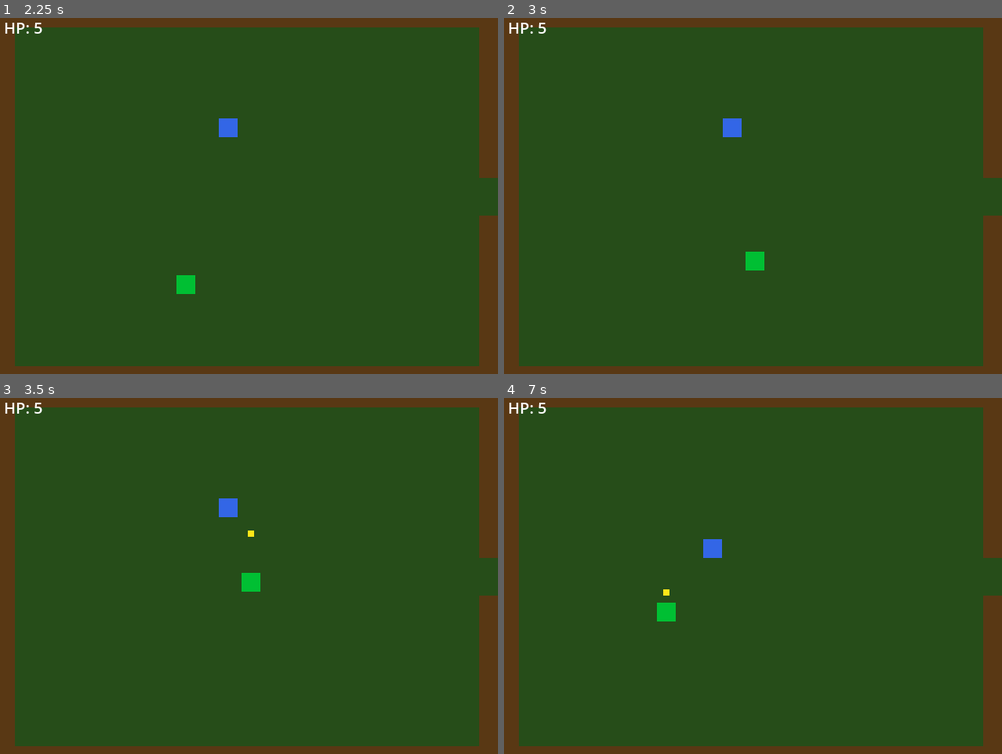
Above: before the commit, frames 1-4 (two rows, left to right).
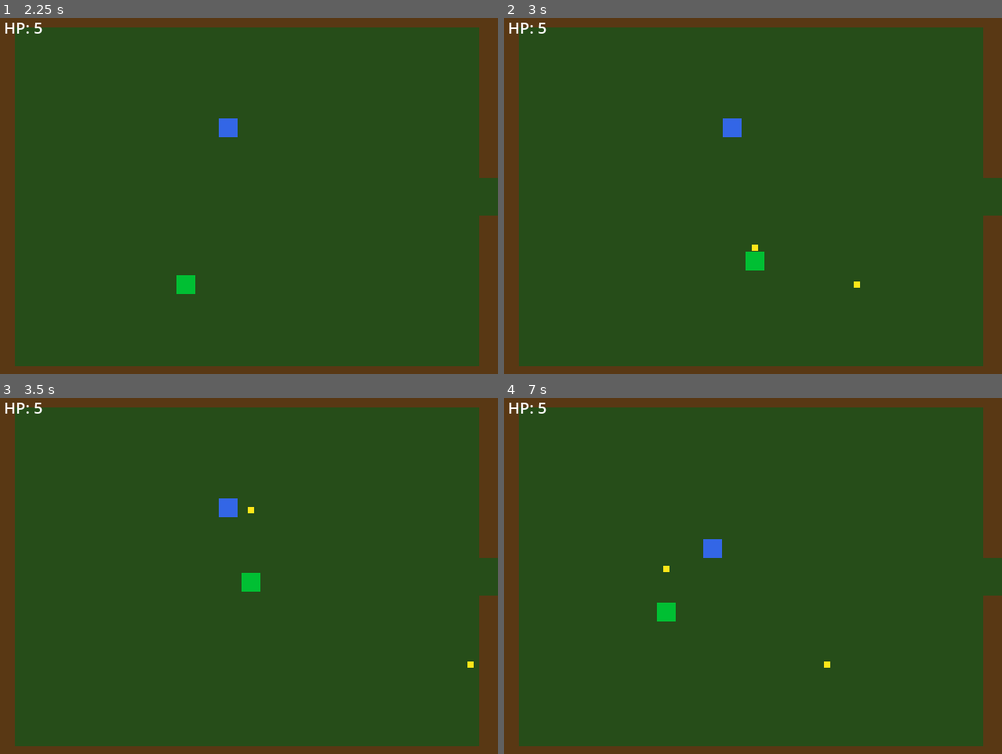
Above: after the commit, the same moments.

Repository: ollyfg/duddy-quest
Game: Godot game, scene res://scenes/main.tscn
The game is run twice, just before and just after one commit, with the same random seed, the same clock (stepped at 60 frames per second) and the same inputs.
Inputs (mouse positions are in pixels of both pictures, inside the frame that each line leads up to):
- Up to frame 1 (2.25 s): move the mouse to (358, 178) at 0.52 s; hold D (move_right) 0.53-1.28 s; tap E (interact) at 0.6 s; click (358, 178) at 0.67 s; tap C (melee_attack, bound only after the commit) at 0.8, 1.35 s; move the mouse to (144, 217) at 1.27 s; hold S (move_down) 1.28-2.03 s; tap Z (melee_attack, bound only before the commit) at 1.55, 2.1 s; move the mouse to (298, 114) at 2.02 s; hold D (move_right) from 2.03 s (still down)
- Up to frame 2 (3 s): tap V (ranged_attack, bound only after the commit) at 2.3, 2.85 s; move the mouse to (728, 270) at 2.77 s; release D (move_right) at 2.78 s; hold W (move_up) from 2.78 s (still down); click (728, 270) at 2.92 s
- Up to frame 3 (3.5 s): keep holding W (move_up); tap X (ranged_attack, bound only before the commit) at 3.05 s
- Up to frame 4 (7 s): move the mouse to (902, 632) at 3.52 s; release W (move_up) at 3.53 s; hold A (move_left) 3.53-5.03 s; tap X (ranged_attack, bound only before the commit) at 3.6, 6.8 s; tap E (interact) at 3.8, 4.35 s; move the mouse to (598, 519) at 4.27 s; tap C (melee_attack, bound only after the commit) at 4.55, 5.1 s; move the mouse to (777, 576) at 5.02 s; hold S (move_down) 5.03-5.78 s; click (777, 576) at 5.17 s; tap Z (melee_attack, bound only before the commit) at 5.3, 5.85 s; move the mouse to (673, 483) at 5.77 s; hold D (move_right) 5.78-6.53 s; tap V (ranged_attack, bound only after the commit) at 6.05, 6.6 s; move the mouse to (862, 558) at 6.52 s; hold W (move_up) from 6.53 s (still down)

Frame 1 is identical in both runs. In frame 2, less than 0.1% of the frame differs, in the area x 49-72%, y 63-76%; in frame 3, less than 0.1%, in the area x 49-96%, y 30-76%; in frame 4, less than 0.1%.

Commit message:
Fix window size, controls (C/V), knockback, NPC walk-in dialog, dialog advance with C/V
Co-authored-by: ollyfg <8495389+ollyfg@users.noreply.github.com>

Diff:
--- a/project.godot
+++ b/project.godot
@@ -24,6 +24,8 @@
 
 window/size/viewport_width=640
 window/size/viewport_height=480
+window/size/window_width_override=640
+window/size/window_height_override=480
 
 [input]
 
@@ -49,12 +51,12 @@
 }
 melee_attack={
 "deadzone": 0.5,
-"events": [Object(InputEventKey,"resource_local_to_scene":fa …(140 unchanged characters)… d":false,"keycode":0,"physical_keycode":90,"key_label":0,"unicode":122,"location":0,"echo":false,"script":null)
+"events": [Object(InputEventKey,"resource_local_to_scene":fa …(140 unchanged characters)… d":false,"keycode":0,"physical_keycode":67,"key_label":0,"unicode":99,"location":0,"echo":false,"script":null)
 ]
 }
 ranged_attack={
 "deadzone": 0.5,
-"events": [Object(InputEventKey,"resource_local_to_scene":fa …(141 unchanged characters)… ":false,"keycode":0,"physical_keycode":88,"key_label":0,"unicode":120,"location":0,"echo":false,"script":null)
+"events": [Object(InputEventKey,"resource_local_to_scene":fa …(141 unchanged characters)… ":false,"keycode":0,"physical_keycode":86,"key_label":0,"unicode":118,"location":0,"echo":false,"script":null)
 ]
 }
 interact={
--- a/scripts/dev_tools.gd
+++ b/scripts/dev_tools.gd
@@ -129,6 +129,15 @@
 	var main := get_tree().get_root().get_node_or_null("Main")
 	if main != null and "current_room_name" in main:
 		state["room"] = main.current_room_name
+		var db = main.get_node_or_null("HUD/DialogBox")
+		state["dialog_active"] = db != null and db.is_active()
+		if main.current_room != null:
+			var npcs_node = main.current_room.get_node_or_null("NPCs")
+			if npcs_node:
+				var npc_positions = []
+				for npc in npcs_node.get_children():
+					npc_positions.append({"x": snappedf(npc.global_position.x, 0.01), "y": snappedf(npc.global_position.y, 0.01), "hostile": npc.is_hostile})
+				state["npcs"] = npc_positions
 	else:
 		state["room"] = null
 
--- a/scripts/dialog_box.gd
+++ b/scripts/dialog_box.gd
@@ -35,6 +35,13 @@
 	next_button.text = "Close" if _current_line >= _lines.size() - 1 else "Next"
 
 
+func _process(_delta: float) -> void:
+	if not _active:
+		return
+	if Input.is_action_just_pressed("melee_attack") or Input.is_action_just_pressed("ranged_attack"):
+		_on_next_pressed()
+
+
 func _on_next_pressed() -> void:
 	_current_line += 1
 	if _current_line >= _lines.size():
--- a/scripts/main.gd
+++ b/scripts/main.gd
@@ -31,7 +31,6 @@
 
 func _ready() -> void:
 	player.add_to_group("player")
-	player.interacted.connect(_on_player_interact)
 	player.hp_changed.connect(_update_hp_display)
 	_load_room("room_a", Vector2(100.0, 240.0))
 
@@ -47,10 +46,13 @@
 	current_room.exit_triggered.connect(_on_exit_triggered)
 
 	# Give NPCs a reference to the player for hostile chase behaviour.
+	# Connect friendly NPC interaction signals.
 	if current_room.has_node("NPCs"):
 		for npc in current_room.get_node("NPCs").get_children():
 			if npc.has_method("set_player_reference"):
 				npc.set_player_reference(player)
+			if not npc.is_hostile:
+				npc.interaction_requested.connect(_on_npc_interaction_requested.bind(npc))
 
 	player.global_position = player_pos
 	_update_hp_display(player.hp)
@@ -66,12 +68,10 @@
 	_load_room(next["room"], next["entry"])
 
 
-func _on_player_interact() -> void:
-	if current_room == null or dialog_box.is_active():
+func _on_npc_interaction_requested(npc: Node) -> void:
+	if dialog_box.is_active():
 		return
-	var nearby = current_room.get_nearby_npc(player.global_position)
-	if nearby:
-		dialog_box.start_dialog(nearby.dialog_lines)
+	dialog_box.start_dialog(npc.dialog_lines)
 
 
 func _update_hp_display(new_hp: int) -> void:
--- a/scripts/npc.gd
+++ b/scripts/npc.gd
@@ -10,10 +10,15 @@
 @export var move_speed: float = 60.0
 @export var max_hp: int = 3
 
+signal interaction_requested
+
+const KNOCKBACK_SPEED: float = 250.0
+
 var hp: int
 var _wander_timer: float = 0.0
 var _wander_dir: Vector2 = Vector2.ZERO
 var _player_ref: Node = null
+var _knockback_velocity: Vector2 = Vector2.ZERO
 
 @onready var sprite: ColorRect = $Sprite
 
@@ -34,6 +39,10 @@
 		_chase_player()
 	else:
 		_wander(delta)
+
+	velocity += _knockback_velocity
+	_knockback_velocity = _knockback_velocity.move_toward(Vector2.ZERO, KNOCKBACK_SPEED * delta * 6.0)
+
 	move_and_slide()
 
 
@@ -64,6 +73,14 @@
 		queue_free()
 
 
+func apply_knockback(direction: Vector2) -> void:
+	_knockback_velocity = direction.normalized() * KNOCKBACK_SPEED
+
+
 func _on_hit_area_body_entered(body: Node) -> void:
 	if is_hostile and body.is_in_group("player"):
+		var direction: Vector2 = ((body as Node2D).global_position - global_position).normalized()
 		body.take_damage(1)
+		body.apply_knockback(direction)
+	elif not is_hostile and body.is_in_group("player"):
+		interaction_requested.emit()
--- a/scripts/player.gd
+++ b/scripts/player.gd
@@ -1,6 +1,5 @@
 extends CharacterBody2D
 
-signal interacted
 signal hp_changed(new_hp: int)
 signal died
 
@@ -8,6 +7,7 @@
 const MELEE_COOLDOWN: float = 0.5
 const SHOOT_COOLDOWN: float = 0.4
 const MAX_HP: int = 5
+const KNOCKBACK_SPEED: float = 300.0
 
 @export var projectile_scene: PackedScene
 
@@ -21,6 +21,7 @@
 var _melee_timer: float = 0.0
 var _shoot_timer: float = 0.0
 var _invincible_timer: float = 0.0
+var _knockback_velocity: Vector2 = Vector2.ZERO
 
 @onready var melee_area: Area2D = $MeleeArea
 @onready var projectile_spawn: Marker2D = $ProjectileSpawn
@@ -38,7 +39,7 @@
 	_invincible_timer = maxf(0.0, _invincible_timer - delta)
 
 
-func _physics_process(_delta: float) -> void:
+func _physics_process(delta: float) -> void:
 	var input_dir := Vector2.ZERO
 	if Input.is_action_pressed("move_up"):
 		input_dir.y -= 1.0
@@ -55,14 +56,15 @@
 	else:
 		velocity = Vector2.ZERO
 
+	velocity += _knockback_velocity
+	_knockback_velocity = _knockback_velocity.move_toward(Vector2.ZERO, KNOCKBACK_SPEED * delta * 6.0)
+
 	move_and_slide()
 
 	if Input.is_action_just_pressed("melee_attack"):
 		_perform_melee()
 	if Input.is_action_just_pressed("ranged_attack"):
 		_perform_ranged()
-	if Input.is_action_just_pressed("interact"):
-		interacted.emit()
 
 
 func _perform_melee() -> void:
@@ -98,6 +100,13 @@
 		queue_free()
 
 
+func apply_knockback(direction: Vector2) -> void:
+	_knockback_velocity = direction.normalized() * KNOCKBACK_SPEED
+
+
 func _on_melee_area_body_entered(body: Node) -> void:
 	if body.has_method("take_damage"):
 		body.take_damage(1)
+	if body.has_method("apply_knockback"):
+		var direction: Vector2 = ((body as Node2D).global_position - global_position).normalized()
+		body.apply_knockback(direction)
Not shown, added: scripts/dev_tools.gd.uid
Not shown, changed: AGENTS.md
Not shown, changed: README.md
